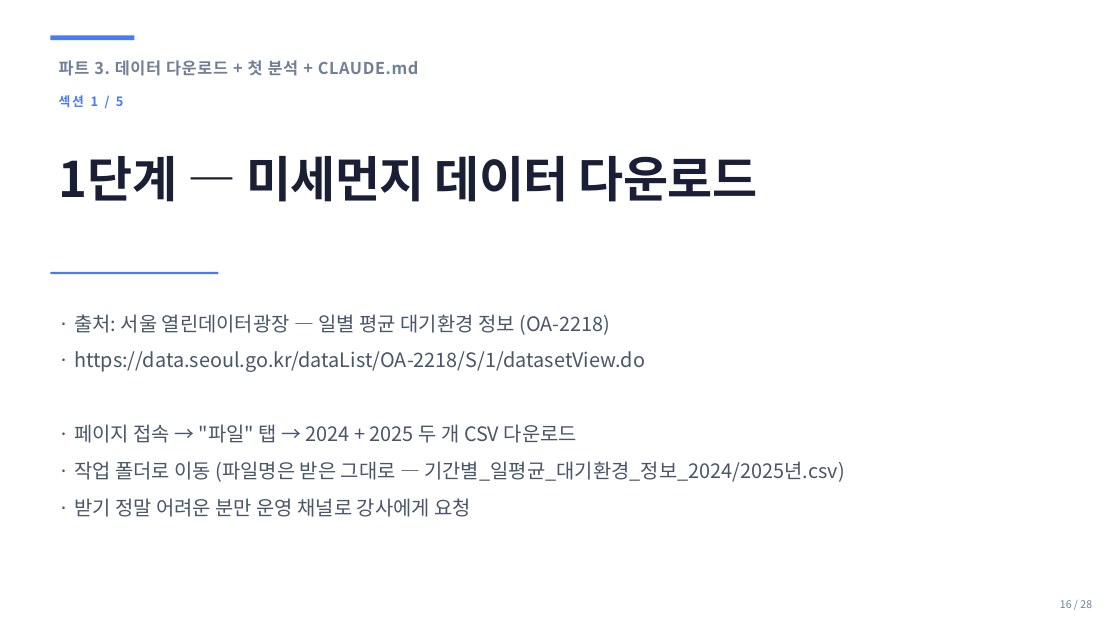
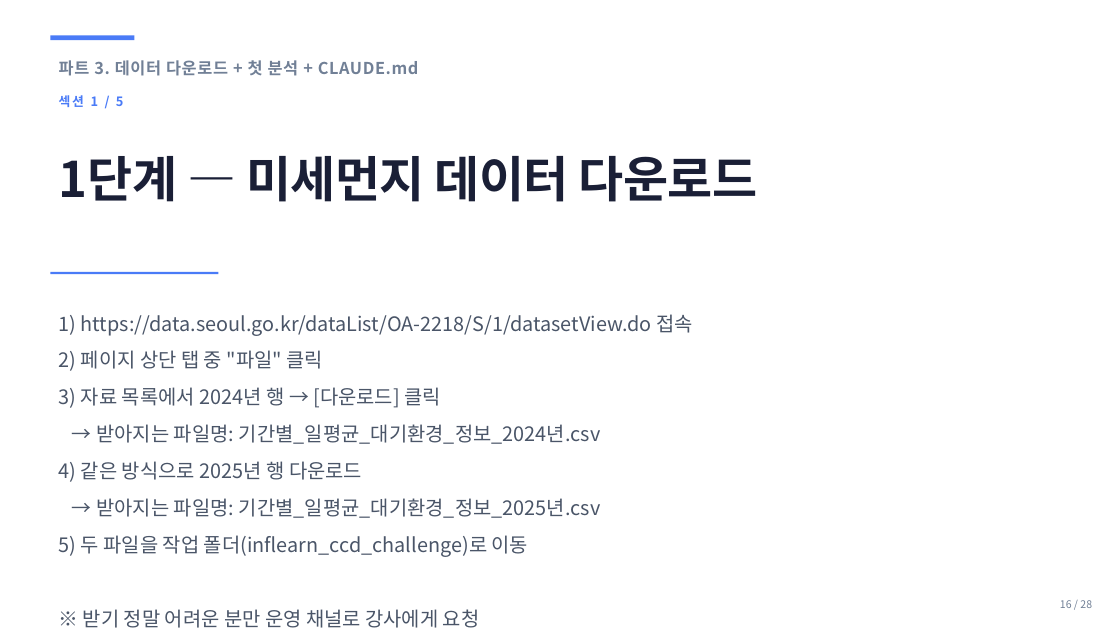
Before and after one commit to sujinpark-datapopcorn/inflearn_ccd_challenge, a slide deck: slide 16 of ppt/b2g_day1_setup.pptx. Drawn at 1120x630 pixels with LibreOffice and Linux fonts; fonts in the diff are those of the drawing. Boxes give left, top, right and bottom in pixels: in the first picture for what was removed or moved away, otherwise in the second. Text is boxed around its words. In the diff, an @@ line names an element or a change of style, - is before the commit and + after.

```diff
--- a/ppt/b2g_day1_setup.pptx
+++ b/ppt/b2g_day1_setup.pptx
@@ text at (59, 314, 694, 628): text changed @@
-· 출처: 서울 열린데이터광장 — 일별 평균 대기환경 정보 (OA-2218)
-· https://data.seoul.go.kr/dataList/OA-2218/S/1/datasetView.do
-· 페이지 접속 → "파일" 탭 → 2024 + 2025 두 개 CSV 다운로드
-· 작업 폴더로 이동 (파일명은 받은 그대로 — 기간별_일평균_대기환경_정보_2024/2025년.csv)
-· 받기 정말 어려운 분만 운영 채널로 강사에게 요청
+1) https://data.seoul.go.kr/dataList/OA-2218/S/1/datasetView.do 접속
+2) 페이지 상단 탭 중 "파일" 클릭
+3) 자료 목록에서 2024년 행 → [다운로드] 클릭
+→ 받아지는 파일명: 기간별_일평균_대기환경_정보_2024년.csv
+4) 같은 방식으로 2025년 행 다운로드
+→ 받아지는 파일명: 기간별_일평균_대기환경_정보_2025년.csv
+5) 두 파일을 작업 폴더(inflearn_ccd_challenge)로 이동
+※ 받기 정말 어려운 분만 운영 채널로 강사에게 요청
```
Also in this commit, not shown: 1 other file.
